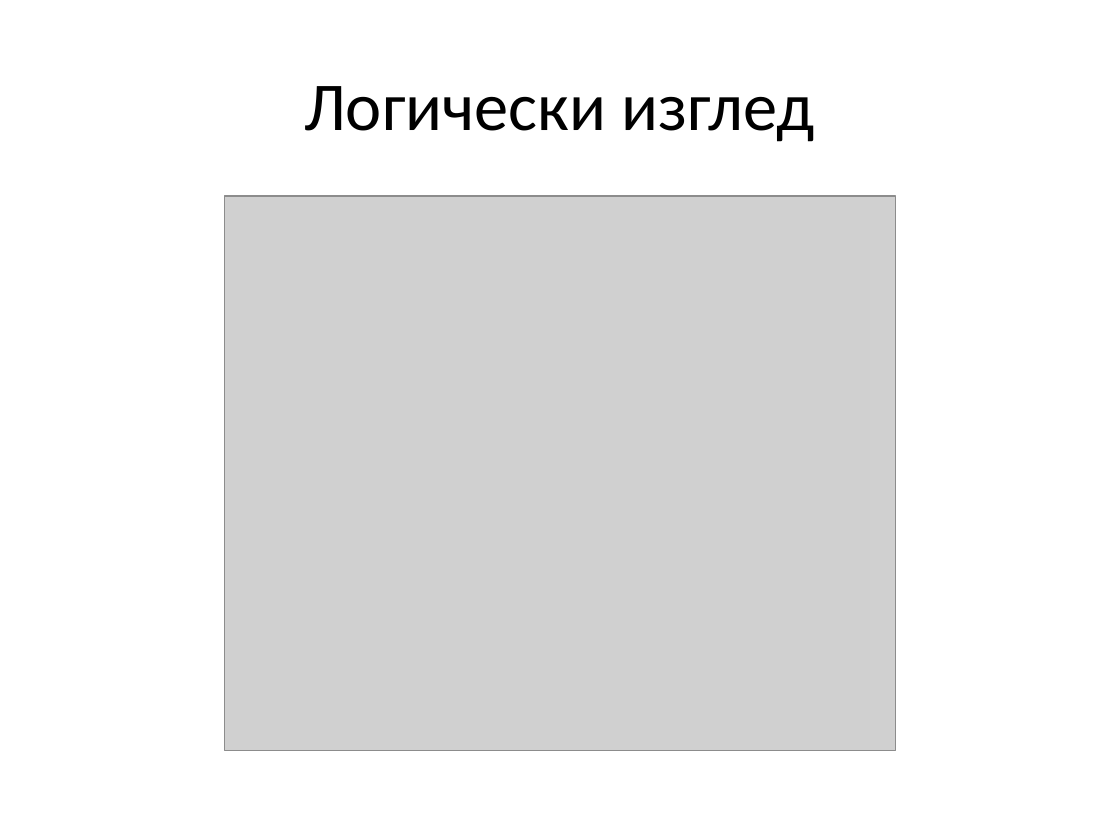
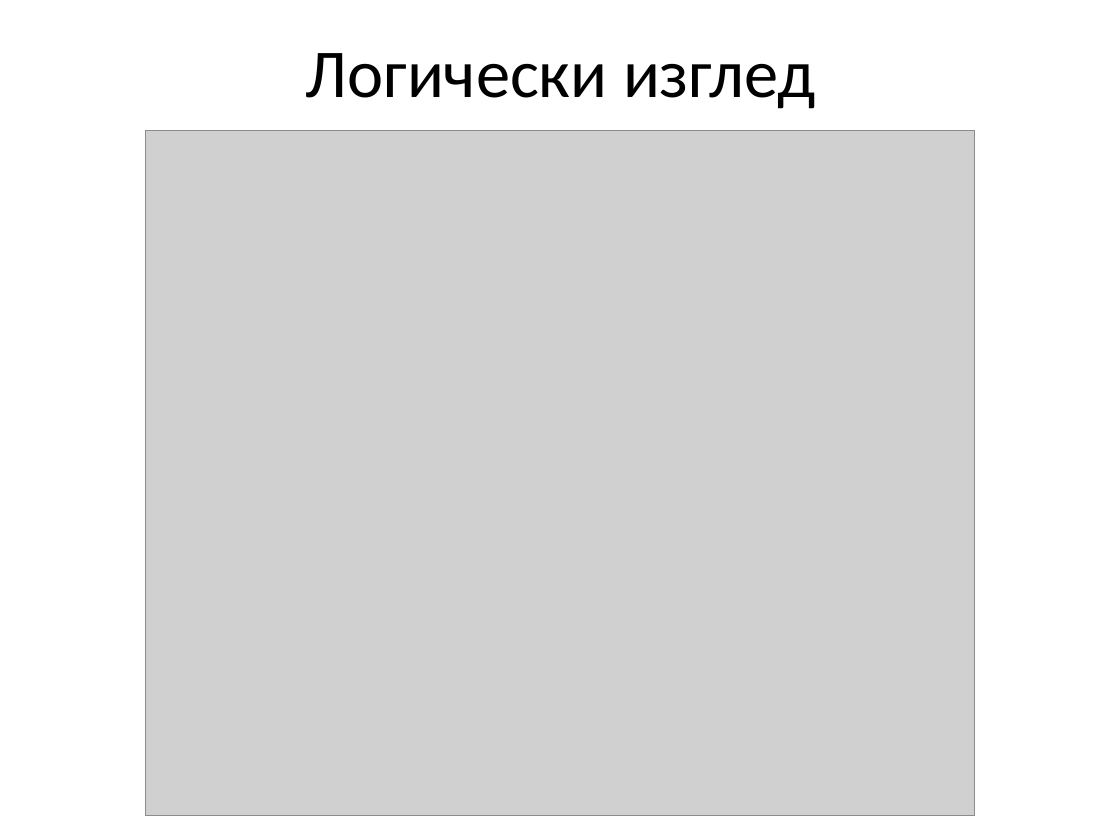
Before and after one commit to jasimcse/team2-strawberry, a slide deck: slide 9 of prezentaciq/venci.ppt (slide 8 before the commit). Drawn at 1120x840 pixels with LibreOffice and Linux fonts; fonts in the diff are those of the drawing; grey boxes stand for pictures. Boxes give left, top, right and bottom in pixels: in the first picture for what was removed or moved away, otherwise in the second. Text is boxed around its words. In the diff, an @@ line names an element or a change of style, - is before the commit and + after.

```diff
--- a/prezentaciq/venci.ppt
+++ b/prezentaciq/venci.ppt
@@ title "Логически изглед": place and size @@
-title "Логически изглед" at <box>304,86,815,142</box>
+title "Логически изглед" at <box>306,53,816,109</box>
@@ picture: place and size @@
-picture at <box>225,196,896,750</box>
+picture at <box>146,130,974,815</box>
```
Also in this commit, not shown: 5 other slides changed, 9 slides added, 2 slides removed.
